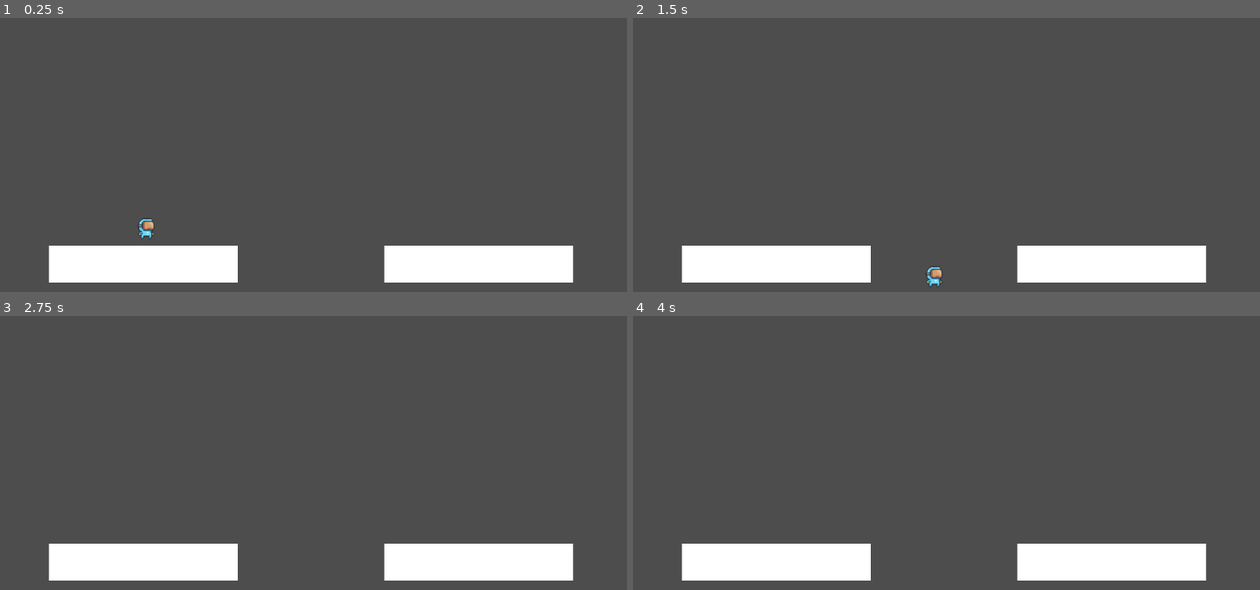
Above: before the commit, frames 1-4 (two rows, left to right).
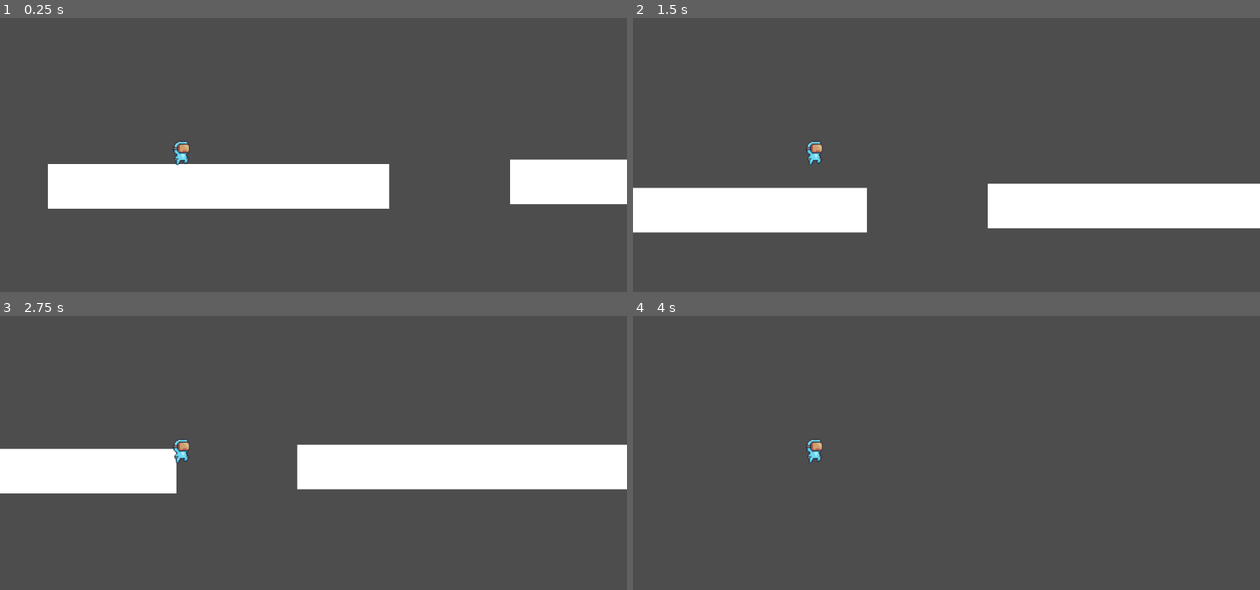
Above: after the commit, the same moments.

Repository: Kekkles1/GMTK-Jam-2025-
Game: Godot game, scene res://Scripts/level.tscn
Same seed, same stepped clock (60 frames per second), same inputs: the game is played once before the commit and once after it. The project has no main scene, so this scene is started directly.
Inputs:
- Up to frame 1 (0.25 s): no input
- Up to frame 2 (1.5 s): tap Enter (ui_accept) at 0.5, 0.6, 0.77, 1.07, 1.35 s; hold Right (ui_right) from 0.53 s (still down)
- Up to frame 3 (2.75 s): tap Enter (ui_accept) at 1.52, 1.82, 2.1 s; release Right (ui_right) at 2.03 s; hold Left (ui_left) from 2.03 s (still down)
- Up to frame 4 (4 s): tap Enter (ui_accept) at 2.75, 2.85, 3.02, 3.32, 3.6, 3.77 s; release Left (ui_left) at 2.78 s; hold Right (ui_right) from 2.78 s (still down)

The runs differ from the first frame. In frame 1, 20% of the frame differs, in the area x 7-100%, y 44-97%; in frame 2, 22%, in the area x 0-100%, y 44-99%; in frame 3, 21%; in frame 4, 8.3%.

Commit message:
added basic wall hanging and climbing

Diff:
--- a/Scripts/character_body_2d.gd
+++ b/Scripts/character_body_2d.gd
@@ -1,21 +1,47 @@
 extends CharacterBody2D
 
+@onready var sprite: AnimatedSprite2D = $AnimatedSprite2D
+@onready var cam: Camera2D = $Camera2D
 
 const SPEED = 300.0
 const JUMP_VELOCITY = -400.0
+const WALL_SPEED = 0
+const WALL_JUMP_FORCE = Vector2(250, -400)
 
+var wall_dir := 0  # -1 = left wall, 1 = right wall, 0 = none
+
+func _ready() -> void:
+	#Activates the camera so it follows player
+	cam.make_current()
 
 func _physics_process(delta: float) -> void:
-	# Add the gravity.
+	# can replace this with is_on_floor_only() if we don't wanna detect slopes im not sure rn
+	var on_floor=is_on_floor()
+	var on_wall=is_on_wall()
+
+	#detect what a wall is
+	if on_wall and not on_floor:
+		var wall_normal=get_wall_normal()
+		wall_dir=int(wall_normal.x)
+	else:
+		wall_dir=0
+
 	if not is_on_floor():
-		velocity += get_gravity() * delta
+		velocity+= get_gravity() * delta
 
-	# Handle jump.
-	if Input.is_action_just_pressed("ui_accept") and is_on_floor():
-		velocity.y = JUMP_VELOCITY
+#wall hang
+	if wall_dir!=0:
+		velocity.y=WALL_SPEED
 
-	# Get the input direction and handle the movement/deceleration.
-	# As good practice, you should replace UI actions with custom gameplay actions.
+	if Input.is_action_just_pressed("ui_accept"):
+		if is_on_floor():
+			velocity.y = JUMP_VELOCITY
+		elif wall_dir != 0:
+		#Wall jump: opposite direction of wall
+			velocity.x = WALL_JUMP_FORCE.x * -wall_dir
+			velocity.y = WALL_JUMP_FORCE.y
+			sprite.play("wall-jump")
+
 	var direction := Input.get_axis("ui_left", "ui_right")
 	if direction:
 		velocity.x = direction * SPEED
@@ -23,3 +49,12 @@
 		velocity.x = move_toward(velocity.x, 0, SPEED)
 
 	move_and_slide()
+
+	# Animation
+	if not is_on_floor():
+		sprite.play("jump")
+	elif velocity.x == 0:
+		sprite.play("default")
+	else:
+		sprite.play("run")
+		sprite.flip_h = velocity.x < 0
--- a/Scripts/level.tscn
+++ b/Scripts/level.tscn
@@ -8,6 +8,8 @@
 [node name="Level" type="Node2D"]
 
 [node name="StaticBody2D" type="StaticBody2D" parent="."]
+position = Vector2(-140, -116)
+scale = Vector2(1.80678, 1.20668)
 
 [node name="CollisionShape2D" type="CollisionShape2D" parent="StaticBody2D"]
 position = Vector2(262, 529)
@@ -19,14 +21,15 @@
 offset_right = 437.0
 offset_bottom = 560.0
 
-[node name="StaticBody2D" type="StaticBody2D" parent="StaticBody2D"]
-position = Vector2(616, 0)
+[node name="StaticBody2D2" type="StaticBody2D" parent="."]
+position = Vector2(709, -124)
+scale = Vector2(1.80678, 1.20668)
 
-[node name="CollisionShape2D" type="CollisionShape2D" parent="StaticBody2D/StaticBody2D"]
+[node name="CollisionShape2D" type="CollisionShape2D" parent="StaticBody2D2"]
 position = Vector2(262, 529)
 shape = SubResource("RectangleShape2D_6ljt3")
 
-[node name="ColorRect" type="ColorRect" parent="StaticBody2D/StaticBody2D"]
+[node name="ColorRect" type="ColorRect" parent="StaticBody2D2"]
 offset_left = 90.0
 offset_top = 492.0
 offset_right = 437.0
--- a/Scripts/player.tscn
+++ b/Scripts/player.tscn
@@ -254,6 +254,10 @@
 [node name="CharacterBody2D" type="CharacterBody2D" parent="."]
 script = ExtResource("1_uwfu8")
 
+[node name="Camera2D" type="Camera2D" parent="CharacterBody2D"]
+position = Vector2(575, 322)
+position_smoothing_speed = 20.0
+
 [node name="CollisionShape2D" type="CollisionShape2D" parent="CharacterBody2D"]
 position = Vector2(332, 324)
 shape = SubResource("CapsuleShape2D_d36ei")
@@ -262,3 +266,4 @@
 position = Vector2(332, 317)
 scale = Vector2(1.40625, 1.59375)
 sprite_frames = SubResource("SpriteFrames_xtsbm")
+animation = &"wall-jump"
